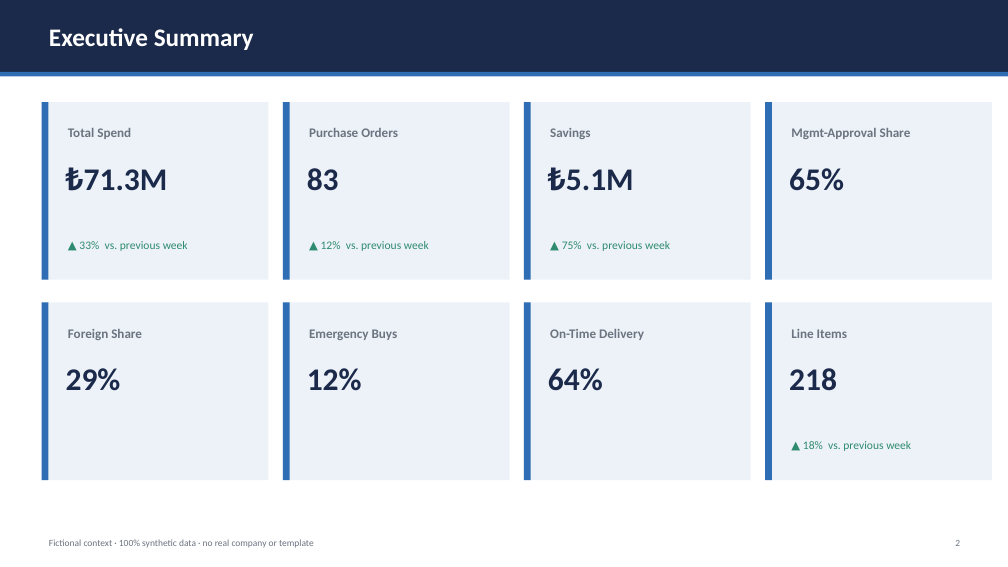
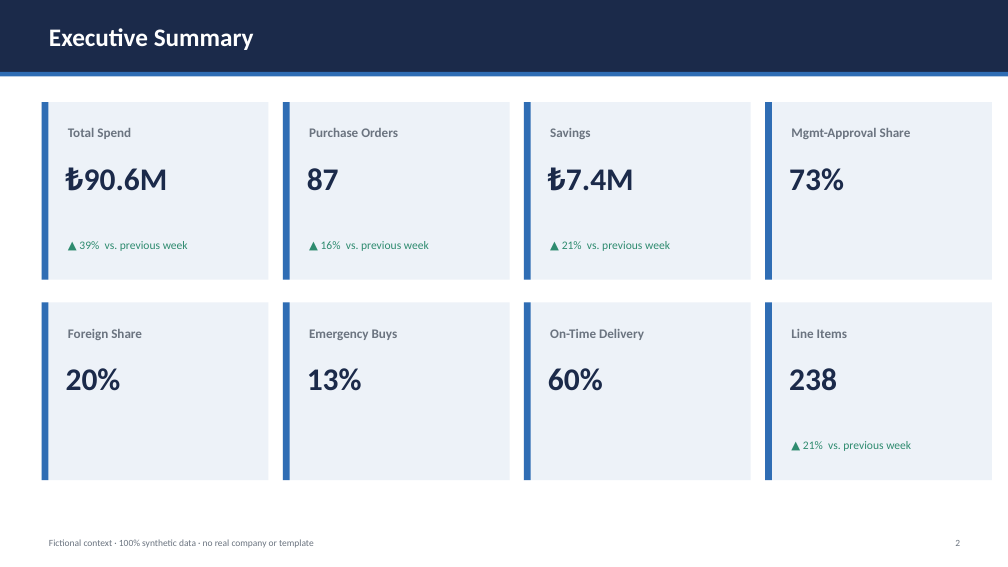
Before and after one commit to uzuntalha/procurement-report-automation, a slide deck: slide 2 of outputs/sample_report.pptx. Drawn at 1008x567 pixels with LibreOffice and Linux fonts; fonts in the diff are those of the drawing. Boxes give left, top, right and bottom in pixels: in the first picture for what was removed or moved away, otherwise in the second. Text is boxed around its words. In the diff, an @@ line names an element or a change of style, - is before the commit and + after.

```diff
--- a/outputs/sample_report.pptx
+++ b/outputs/sample_report.pptx
@@ text at <box>84,168,168,191</box>: text changed @@
-₺71.3M
+₺90.6M
@@ text at <box>307,168,339,191</box>: text changed @@
-83
+87
@@ text at <box>566,169,634,190</box>: text changed @@
-₺5.1M
+₺7.4M
@@ text at <box>789,168,844,191</box>: text changed @@
-65%
+73%
@@ text at <box>79,241,188,251</box>: text changed @@
-▲ 33% vs. previous week
+▲ 39% vs. previous week
@@ text at <box>321,241,429,251</box>: text changed @@
-▲ 12% vs. previous week
+▲ 16% vs. previous week
@@ text at <box>562,241,670,251</box>: text changed @@
-▲ 75% vs. previous week
+▲ 21% vs. previous week
@@ text at <box>66,368,121,391</box>: text changed @@
-29%
+20%
@@ text at <box>307,368,362,391</box>: text changed @@
-12%
+13%
@@ text at <box>548,368,603,391</box>: text changed @@
-64%
+60%
@@ text at <box>789,368,837,391</box>: text changed @@
-218
+238
@@ text at <box>803,441,911,451</box>: text changed @@
-▲ 18% vs. previous week
+▲ 21% vs. previous week
```
Also in this commit, not shown: 11 other slides changed, 4 slides added, 26 other files.
